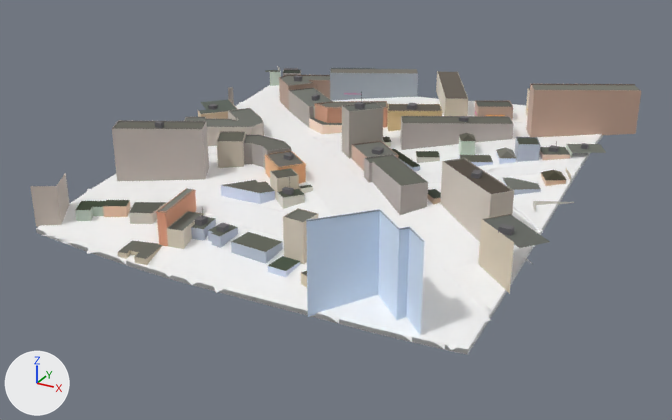
Before and after pictures for a commit that changed the glTF model public/tiles/0/-6_-8.glb.
Before and after are seen from a camera (50 mm lens) standing at (-1163.0, 1459.0, 286.0) and looking at (-1411.0, 1911.0, 60.0). Lighting does not change. The marker at lower left points along +X, +Y and +Z. The first picture is the older version. Where no turn or scale is listed for an object, it has been applied to the vertices. Vertices at exactly the same position are counted once.

Objects in the first picture: 't0_-6_-8'.
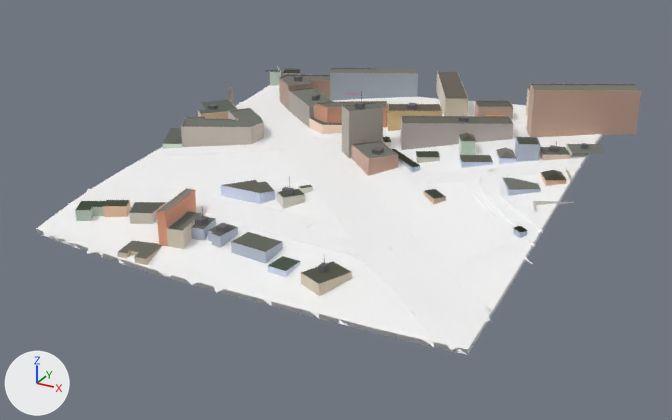
What differs and where, as boxes [x1, y1, x2, y2] in the pictures (672 x 420 px; the box of a moved part takes in the faces that stretch with it):
't0_-6_-8', reshaped: before [30, 66, 641, 355]; after [36, 66, 641, 355]
part 1 of me_t0__6__8, deleted: before [30, 120, 550, 336]
part 2 of me_t0__6__8, moved or reshaped: [43, 232, 167, 278] in both
part 3 of me_t0__6__8, moved or reshaped: [263, 299, 490, 355] in both
part 4 of me_t0__6__8, deleted: before [217, 131, 428, 215]

The change, as a diff of the scene's bpy script:
```diff
--- a/public/tiles/0/-6_-8.glb.py
+++ b/public/tiles/0/-6_-8.glb.py
@@ me_t0__6__8 @@
 # used by ob_t0__6__8; location = (-1405.8, 1931.1, 94.2)
-me_t0__6__8.from_pydata(...)  # 15450 vertices, 24359 faces; spans x -144.0..144.0, y -143.0..143.0, z -34.0..34.0
+me_t0__6__8.from_pydata(...)  # 14927 vertices, 23722 faces; spans x -144.0..144.0, y -143.0..143.0, z -34.0..34.0
+# me_t0__6__8 part 1: 17 loose pieces with 322 vertices, spanning x -132.0..143.0, y -142.0..-21.0, z -31.0..19.0, are deleted
+# me_t0__6__8 part 2
+# 8 faces are deleted
+# 8 new faces join them, mat_terrain
+# me_t0__6__8 part 3
+# 10 faces are deleted
+# 10 new faces join them, mat_terrain
+# me_t0__6__8 part 4
+# 201 vertices are removed from x -87.0..61.0, y -60.0..-6.0, z -16.0..3.0
+# 284 faces are deleted
+# other edits to the shape of me_t0__6__8 do not show in these pictures
 me_t0__6__8.materials.append(mat_terrain)
@@ me_t0__6__8 @@
 me_t0__6__8.materials.append(mat_facade_tuff)
-me_t0__6__8.materials.append(mat_facade_modern)
 me_t0__6__8.materials.append(mat_fence)
```
